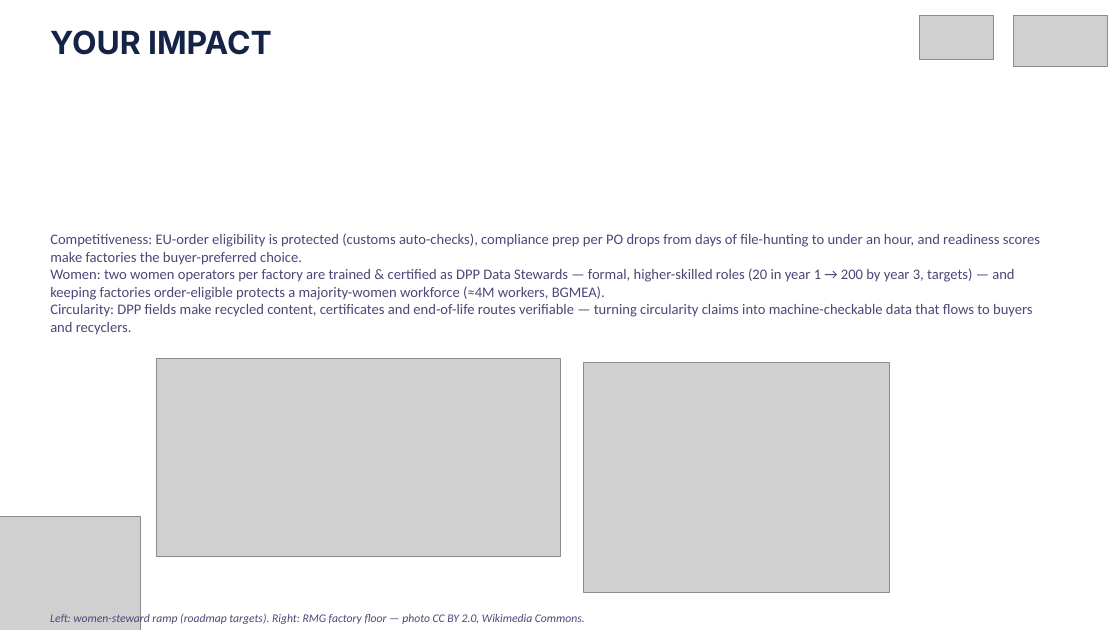
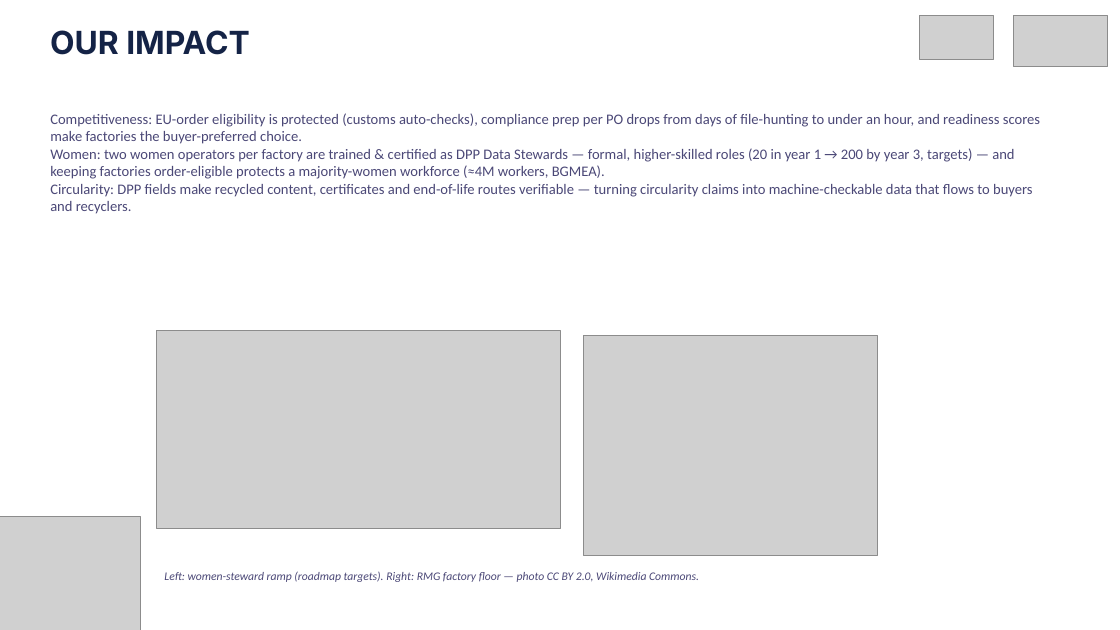
Before and after one commit to rudra496/porichoy, a slide deck: slide 6 of deck/Porichoy_Pitch_Deck.pptx. Drawn at 1120x630 pixels with LibreOffice and Linux fonts; fonts in the diff are those of the drawing; grey boxes stand for pictures. Boxes give left, top, right and bottom in pixels: in the first picture for what was removed or moved away, otherwise in the second. Text is boxed around its words. In the diff, an @@ line names an element or a change of style, - is before the commit and + after.

```diff
--- a/deck/Porichoy_Pitch_Deck.pptx
+++ b/deck/Porichoy_Pitch_Deck.pptx
@@ text at (x1=50, y1=30, x2=250, y2=55): text changed @@
-YOUR IMPACT
+OUR IMPACT
@@ text "Competitiveness: EU-order eligibility is protected ..." moved from (x1=50, y1=233, x2=1040, y2=335) to (x1=50, y1=113, x2=1040, y2=214) @@
@@ picture moved from (x1=156, y1=359, x2=560, y2=556) to (x1=156, y1=331, x2=560, y2=528) @@
@@ picture resized from (x1=583, y1=363, x2=890, y2=592) to (x1=583, y1=335, x2=877, y2=555) @@
@@ text "Left: women-steward ramp (roadmap targets). ..." moved from (x1=50, y1=612, x2=585, y2=625) to (x1=164, y1=571, x2=699, y2=582) @@
```
Also in this commit, not shown: 6 other slides changed, 1 other file.
